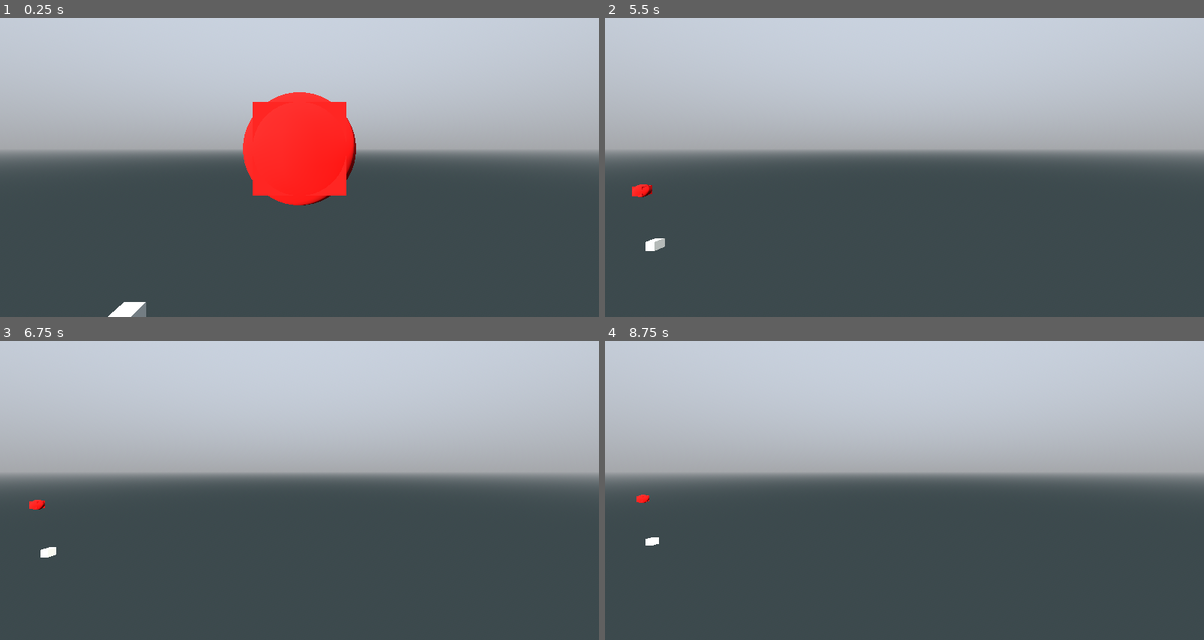
Above: before the commit, frames 1-4 (two rows, left to right).
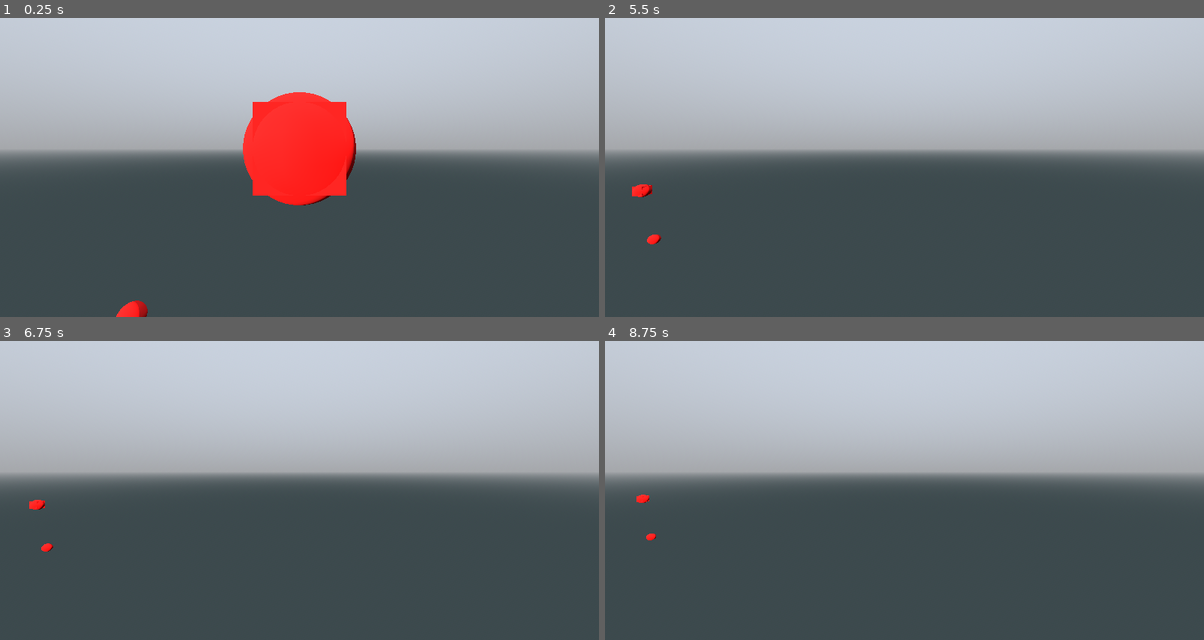
Above: after the commit, the same moments.

Repository: pixerhp/Hatchetflair
Game: Godot game, scene res://topscenes/gameplay_topscene.tscn
The game is run twice, just before and just after one commit, with the same random seed, the same clock (stepped at 60 frames per second) and the same inputs.
Inputs (mouse positions are in pixels of both pictures, inside the frame that each line leads up to):
- Up to frame 1 (0.25 s): no input
- Up to frame 2 (5.5 s): tap Enter at 0.5, 2, 3.5 s; move the mouse to (1036, 131) at 0.52 s; hold D (move_right) 0.53-1.28 s; hold Shift (speed_faster) 0.53-1.28 s; click (1036, 131) at 0.67 s; tap Space (move_jump_up) at 1.25, 2.75, 4.25 s; move the mouse to (784, 164) at 1.27 s; hold S (move_backwards) 1.28-2.03 s; tap Ctrl (speed_slower) at 1.35, 2.85, 4.35 s; move the mouse to (964, 74) at 2.02 s; hold D (move_right) 2.03-2.78 s; hold Shift (speed_faster) 2.03-2.78 s; move the mouse to (874, 215) at 2.77 s; hold W (move_forwards) 2.78-3.53 s; click (874, 215) at 2.92 s; move the mouse to (1084, 200) at 3.52 s; hold Shift (speed_faster) 3.53-4.28 s; hold A (move_left) 3.53-5.03 s; move the mouse to (724, 98) at 4.27 s; move the mouse to (934, 149) at 5.02 s; hold S (move_backwards) from 5.03 s (still down); hold Shift (speed_faster) from 5.03 s (still down); click (934, 149) at 5.17 s
- Up to frame 3 (6.75 s): move the mouse to (209, 388) at 5.77 s; release S (move_backwards) at 5.78 s; release Shift (speed_faster) at 5.78 s; hold D (move_right) 5.78-6.53 s; tap Ctrl (speed_slower) at 5.85 s; move the mouse to (431, 454) at 6.52 s; hold W (move_forwards) from 6.53 s (still down); hold Shift (speed_faster) from 6.53 s (still down)
- Up to frame 4 (8.75 s): move the mouse to (784, 487) at 7.27 s; release W (move_forwards) at 7.28 s; release Shift (speed_faster) at 7.28 s; hold D (move_right) 7.28-8.03 s; tap Ctrl (speed_slower) at 7.35 s; click (784, 487) at 7.42 s; move the mouse to (964, 397) at 8.02 s; hold S (move_backwards) from 8.03 s (still down); hold Shift (speed_faster) from 8.03 s (still down)

The runs differ from the first frame. In frame 1, 0.3% of the frame differs, in the area x 18-25%, y 94-100%; in frame 2, 0.1%; in frame 3, 0.1%; in frame 4, less than 0.1%.

Commit message:
Implement broken marching cube meshing

Diff:
--- a/scripts/autoloaded/general_globals.gd
+++ b/scripts/autoloaded/general_globals.gd
@@ -1,6 +1,9 @@
 extends Node
 
 var draw_debug_chunkborders: bool = true
+
+func byte_as_string(num: int) -> String:
+	return ("%08s" % String.num_int64(num, 2)).replace(" ", "0")
 
 func _process(_delta):
 	# Process inputs that should work regardless of game state:
--- a/scripts/tchunks_manager.gd
+++ b/scripts/tchunks_manager.gd
@@ -73,8 +73,7 @@
 		march_strengths.resize(8)
 
 		for i in range(WU.TCHUNK_T):
-			if should_mesh_march(i, tc_27):
-				mesh_march(t_xyz_from_i(i), tc_27, surf_verts, surf_inds, surf_norms)
+			mesh_march(t_xyz_from_i(i), tc_27, surf_verts, surf_inds, surf_norms)
 			match tile_shapes[i]:
 				TILE_SHAPE.NO_DATA:
 					push_error("Attempted to mesh an unloaded tile shape.")
@@ -85,6 +84,11 @@
 					mesh_tess_cube(t_xyz_from_i(i), tc_27, surf_verts, surf_inds, surf_norms)
 				TILE_SHAPE.TESS_RHOMBDO:
 					mesh_tess_rhombdo(t_xyz_from_i(i), tc_27, surf_verts, surf_inds, surf_norms)
+
+		print("VERTS:", surf_verts)
+		print("VERTS SIZE:", surf_verts.size())
+		print("INDS:", surf_inds)
+		print("INDS SIZE:", surf_inds.size())
 
 		var mesh_surface: Array = []
 		mesh_surface.resize(Mesh.ARRAY_MAX)
@@ -100,6 +104,54 @@
 		test_mat.albedo_color = Color.WHITE
 		array_mesh.surface_set_material(0, test_mat)
 		mesh_instance_node.mesh = array_mesh
+
+	func mesh_march(
+		pos: Vector3i, tc_27: Array[TChunk],
+		verts_ref: PackedVector3Array, inds_ref: PackedInt32Array, norms_ref: PackedVector3Array,
+	):
+		var shapes: PackedByteArray = []
+		shapes.resize(8)
+		for i in range(8):
+			shapes[i] = tc_27[get_tc27_tchunk_i(pos, Vector3i(i%2, (i/2)%2, (i/4)%2,))
+				].tile_shapes[get_tc27_tile_i(pos, Vector3i(i%2, (i/2)%2, (i/4)%2,))]
+		if (not TILE_SHAPE.ANG_MARCH in shapes) and (not TILE_SHAPE.SMO_MARCH in shapes):
+			return
+		var state: int = (
+			(0b00000001 * int(not shapes[0] <= TILE_SHAPE.EMPTY)) +
+			(0b00000010 * int(not shapes[1] <= TILE_SHAPE.EMPTY)) +
+			(0b00000100 * int(not shapes[2] <= TILE_SHAPE.EMPTY)) +
+			(0b00001000 * int(not shapes[3] <= TILE_SHAPE.EMPTY)) +
+			(0b00010000 * int(not shapes[4] <= TILE_SHAPE.EMPTY)) +
+			(0b00100000 * int(not shapes[5] <= TILE_SHAPE.EMPTY)) +
+			(0b01000000 * int(not shapes[6] <= TILE_SHAPE.EMPTY)) +
+			(0b10000000 * int(not shapes[7] <= TILE_SHAPE.EMPTY))
+		)
+
+		if not state == 0b01000000:
+			return
+
+		print("pos: ", pos)
+
+		print("State: ", Globals.byte_as_string(state))
+		#var weights: PackedFloat32Array = []
+		#weights.resize(8)
+		#for i in range(8):
+			#pass # !!! (weights are not yet implemented)
+		print("Indices: ", WU.ts_march_inds[state])
+		for i in range(WU.ts_march_inds[state].size()):
+			print("vert pre-move: ", WU.ts_march_pattern_verts[WU.ts_march_inds[state][i]])
+			verts_ref.append(WU.ts_march_pattern_verts[WU.ts_march_inds[state][i]] +
+				(Vector3(pos) + Vector3(0.5,0.5,0.5) + Vector3(-8,-8,-8)))
+			print("vert: ", verts_ref[verts_ref.size() - 1])
+			print("ind: ", verts_ref.size() - 1)
+			inds_ref.append(verts_ref.size() - 1)
+			if i%3 == 2:
+				norms_ref.append(WU.triangle_normal_vector(PackedVector3Array([
+					verts_ref.size() - 3, verts_ref.size() - 2, verts_ref.size() - 1,
+				])))
+				norms_ref.append(norms_ref[norms_ref.size() - 1])
+				norms_ref.append(norms_ref[norms_ref.size() - 1])
+		print()
 
 	func mesh_tess_cube(
 		pos: Vector3i, tc_27: Array[TChunk],
@@ -183,22 +235,6 @@
 						verts_ref.size()-3, verts_ref.size()-1, verts_ref.size()-2,
 					])
 
-	func should_mesh_march(i: int, tc_27: Array[TChunk]) -> bool:
-		for j in range(8):
-			if tc_27[get_tc27_tchunk_i(t_xyz_from_i(i),
-			Vector3i(posmod(j, 2), posmod(j/2, 2), posmod(j/4, 2),))
-			].tile_shapes[get_tc27_tile_i(t_xyz_from_i(i),
-			Vector3i(posmod(j, 2), posmod(j/2, 2), posmod(j/4, 2),))
-			] in PackedInt32Array([TILE_SHAPE.ANG_MARCH, TILE_SHAPE.SMO_MARCH]):
-				return true
-		return false
-
-	func mesh_march(
-		pos: Vector3i, tc_27: Array[TChunk],
-		verts_ref: PackedVector3Array, inds_ref: PackedInt32Array, norms_ref: PackedVector3Array,
-	):
-		pass
-
 func _init():
 	TChunk.blank_tc27.resize(27)
 	TChunk.blank_tc27.fill(TChunk.new())
@@ -208,13 +244,15 @@
 	test_chunk.tile_shapes.fill(TILE_SHAPE.EMPTY)
 	#test_chunk.randomize_tiles()
 
-	test_chunk.tile_shapes[0] = TILE_SHAPE.TESS_CUBE
-	test_chunk.tile_shapes[16] = TILE_SHAPE.ANG_MARCH
-
-	test_chunk.tile_shapes[3] = TILE_SHAPE.ANG_MARCH
-	test_chunk.tile_shapes[20] = TILE_SHAPE.ANG_MARCH
-
-	test_chunk.tile_shapes[test_chunk.tile_shapes.size() - 1] = TILE_SHAPE.ANG_MARCH
+	test_chunk.tile_shapes[273] = TILE_SHAPE.ANG_MARCH
+
+	#test_chunk.tile_shapes[0] = TILE_SHAPE.TESS_CUBE
+	#test_chunk.tile_shapes[16] = TILE_SHAPE.ANG_MARCH
+	#
+	#test_chunk.tile_shapes[3] = TILE_SHAPE.ANG_MARCH
+	#test_chunk.tile_shapes[20] = TILE_SHAPE.ANG_MARCH
+	#
+	#test_chunk.tile_shapes[test_chunk.tile_shapes.size() - 1] = TILE_SHAPE.ANG_MARCH
 
 	test_chunk.generate_mesh()
 	add_child(test_chunk.mesh_instance_node)
--- a/topscenes/gameplay_topscene.tscn
+++ b/topscenes/gameplay_topscene.tscn
@@ -53,6 +53,11 @@
 mesh = SubResource("BoxMesh_08y4y")
 surface_material_override/0 = SubResource("StandardMaterial3D_tgdfa")
 
+[node name="RedSphere2" type="MeshInstance3D" parent="CenterMarker"]
+transform = Transform3D(1, 0, 0, 0, 1, 0, 0, 0, 1, -6.5, -6.5, -6.5)
+mesh = SubResource("SphereMesh_3dqie")
+surface_material_override/0 = SubResource("StandardMaterial3D_yy87l")
+
 [node name="TChunksContainer" type="Node3D" parent="."]
 unique_name_in_owner = true
 script = ExtResource("2_yy87l")
